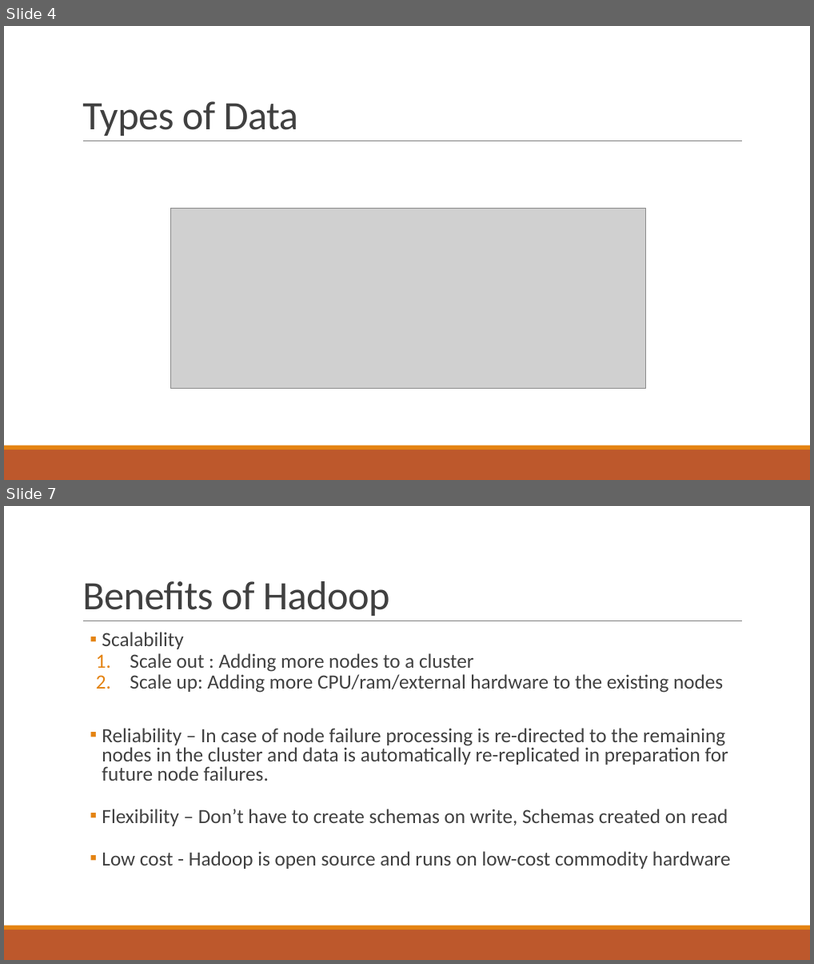
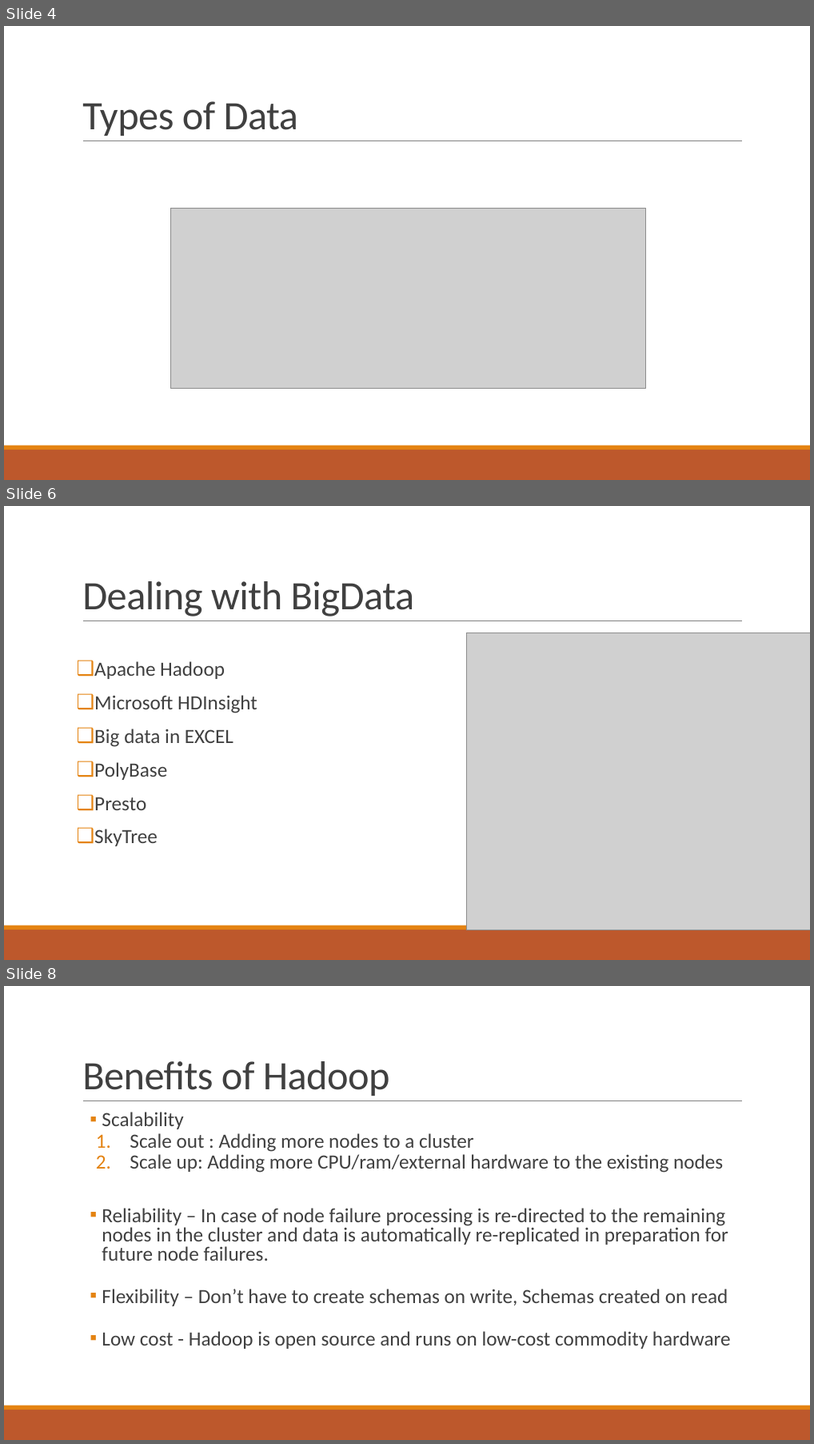
Before and after one commit to kkchaudhary11/H1B_Project, a slide deck: Big Data & Hadoop.pptx. Shown one above the other, each under a label of ours: slides 4 and 7 before the commit, slides 4, 6 and 8 after it; the slides between them are not shown. The pictures are 814x964 and 814x1444 pixels, drawn with LibreOffice and Linux fonts; fonts in the diff are those of the drawing; grey boxes stand for pictures. Boxes give left, top, right and bottom in pixels: in the first picture for what was removed or moved away, otherwise in the second. Text is boxed around its words. In the diff, an @@ line names an element or a change of style, - is before the commit and + after.

```diff
--- a/Big Data & Hadoop.pptx
+++ b/Big Data & Hadoop.pptx
@@ slide 6 added at (x1=4, y1=506, x2=810, y2=960), background #FFFFFF; not listed: 3 template elements that a slide beside it also shows @@
@@ title added at (x1=82, y1=581, x2=415, y2=616), 48 pt, text #404040 @@
+Dealing with BigData
@@ picture added at (x1=467, y1=633, x2=810, y2=930) @@
@@ text added at (x1=94, y1=661, x2=258, y2=846), 24 pt, text #404040 @@
+❑ Apache Hadoop
+❑ Microsoft HDInsight
+❑ Big data in EXCEL
+❑ PolyBase
+❑ Presto
+❑ SkyTree
@@ what was slide 7 is now slide 8 @@
```
Also in this commit, not shown: 10 slides changed, 4 other slides added, 2 slides removed.
